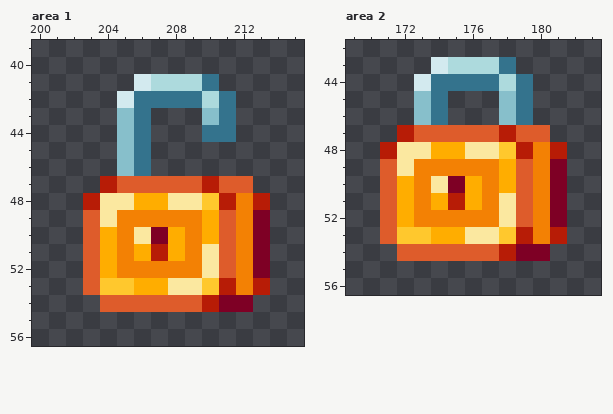
Pixel-art file -- img/fish.aseprite. This is how it looked before the edit.
256x320 pixels, 1 frame. Colours within 5 levels of each other are drawn and written as one. Shown: area 1: x 200..215, y 39..56; area 2: x 169..183, y 42..56. The old version is drawn lined up with the new one, on the new canvas. The commit also changed other parts of the picture, which this record leaves out.
After the commit:
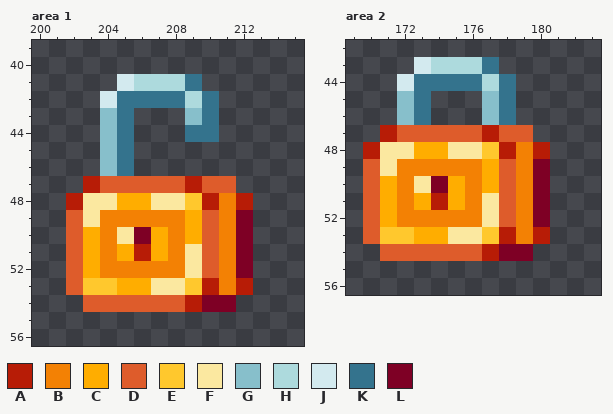
Palette (. is transparent): A #b71c06  B #f38104  C #ffad00  D #de5c2b  E #ffc82d  F #fbe8a0  G #87bfcb  H #addadd  J #d3eaef  K #34738d  L #7e0025
The edit:
{"change": "canvas 256x320 -> 256x384"}
{"where": "area 1"}
{"y":41,"x":205,"old":".J","new":"JH"}
{"y":41,"x":209,"old":"HK","new":"K."}
{"y":42,"x":204,"old":".J","new":"JK"}
{"y":42,"x":209,"old":"KHK","new":"HK."}
{"y":43,"x":204,"old":".GK","new":"GK."}
{"y":43,"x":209,"old":".GK","new":"GK."}
{"y":44,"x":204,"old":".GK","new":"GK."}
{"y":44,"x":209,"old":".","new":"K"}
{"y":44,"x":211,"old":"K","new":"."}
{"y":45,"x":204,"old":".GK","new":"GK."}
{"y":46,"x":204,"old":".GK","new":"GK."}
{"y":47,"x":203,"old":".A","new":"AD"}
{"y":47,"x":209,"old":"DA","new":"AD"}
{"y":47,"x":212,"old":"D","new":"."}
{"y":48,"x":202,"old":".A","new":"AF"}
{"y":48,"x":205,"old":"F","new":"C"}
{"y":48,"x":207,"old":"C","new":"F"}
{"y":48,"x":209,"old":"FEABA","new":"EABA."}
{"y":49,"x":202,"old":".DF","new":"DFB"}
{"y":49,"x":209,"old":"BCDBL","new":"CDBL."}
{"y":50,"x":202,"old":".DCBFLCBCDBL","new":"DCBFLCBCDBL."}
{"y":51,"x":202,"old":".DCBCACBFDBL","new":"DCBCACBFDBL."}
{"y":52,"x":202,"old":".DC","new":"DCB"}
{"y":52,"x":209,"old":"BFDBL","new":"FDBL."}
{"y":53,"x":202,"old":".D","new":"DE"}
{"y":53,"x":205,"old":"E","new":"C"}
{"y":53,"x":207,"old":"C","new":"F"}
{"y":53,"x":209,"old":"FEABA","new":"EABA."}
{"y":54,"x":203,"old":".","new":"D"}
{"y":54,"x":209,"old":"DA","new":"AL"}
{"y":54,"x":212,"old":"L","new":"."}
{"where": "area 2"}
{"y":43,"x":173,"old":".J","new":"JH"}
{"y":43,"x":177,"old":"HK","new":"K."}
{"y":44,"x":172,"old":".J","new":"JK"}
{"y":44,"x":177,"old":"KHK","new":"HK."}
{"y":45,"x":172,"old":".GK","new":"GK."}
{"y":45,"x":177,"old":".GK","new":"GK."}
{"y":46,"x":172,"old":".GK","new":"GK."}
{"y":46,"x":177,"old":".GK","new":"GK."}
{"y":47,"x":171,"old":".A","new":"AD"}
{"y":47,"x":177,"old":"DA","new":"AD"}
{"y":47,"x":180,"old":"D","new":"."}
{"y":48,"x":170,"old":".A","new":"AF"}
{"y":48,"x":173,"old":"F","new":"C"}
{"y":48,"x":175,"old":"C","new":"F"}
{"y":48,"x":177,"old":"FEABA","new":"EABA."}
{"y":49,"x":170,"old":".DF","new":"DFB"}
{"y":49,"x":177,"old":"BCDBL","new":"CDBL."}
{"y":50,"x":170,"old":".DCBFLCBCDBL","new":"DCBFLCBCDBL."}
{"y":51,"x":170,"old":".DCBCACBFDBL","new":"DCBCACBFDBL."}
{"y":52,"x":170,"old":".DC","new":"DCB"}
{"y":52,"x":177,"old":"BFDBL","new":"FDBL."}
{"y":53,"x":170,"old":".D","new":"DE"}
{"y":53,"x":173,"old":"E","new":"C"}
{"y":53,"x":175,"old":"C","new":"F"}
{"y":53,"x":177,"old":"FEABA","new":"EABA."}
{"y":54,"x":171,"old":".","new":"D"}
{"y":54,"x":177,"old":"DA","new":"AL"}
{"y":54,"x":180,"old":"L","new":"."}
